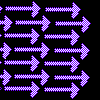
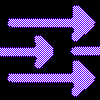
Two versions of the same layered image (100px x 100px). Layer-by-layer changes:
removed layer "Capa de pintura 1" (1st of 2) over [0, 1, 64, 98]
removed layer "Capa de pintura 1" (2nd of 2) over [0, 1, 100, 99]
added layer "Fondo" (1st of 2) above "Fondo" over [0, 1, 100, 99]
added layer "Fondo" (2nd of 2) over [0, 1, 100, 99]
